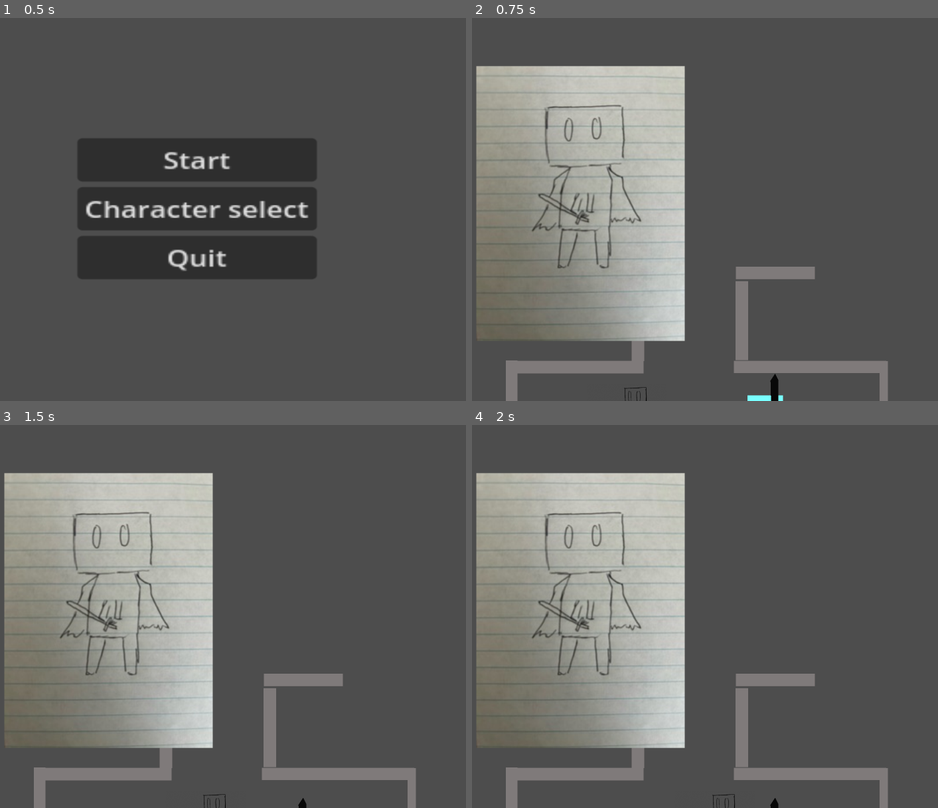
Above: before the commit, frames 1-4 (two rows, left to right).
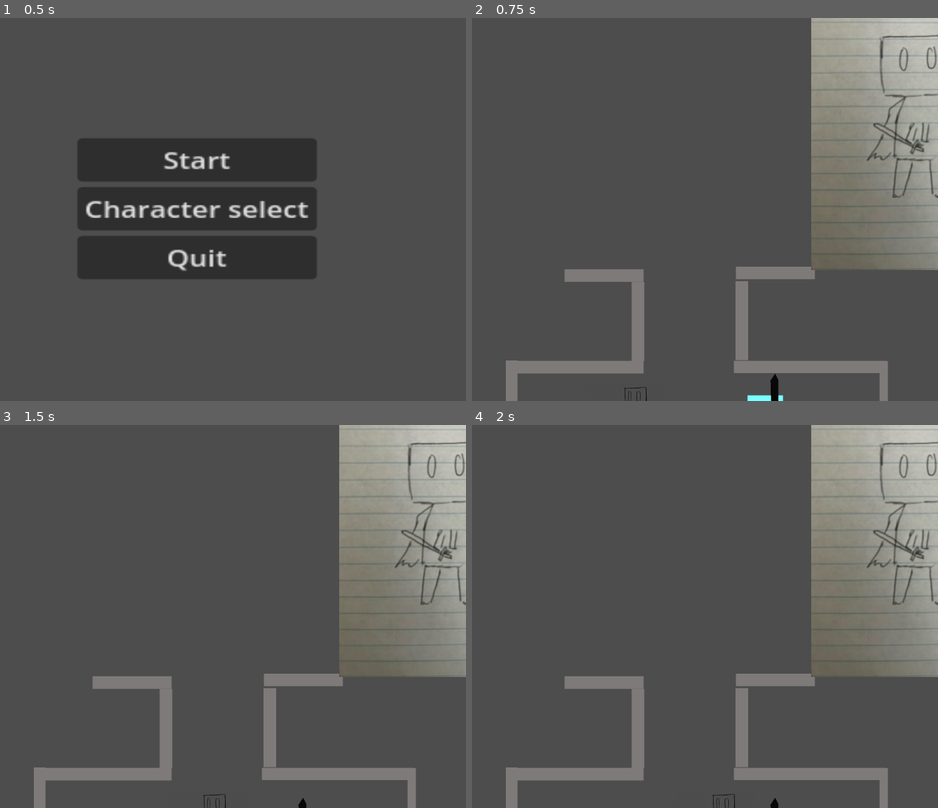
Above: after the commit, the same moments.

Repository: Thedabbit/Rpg-Project-2
Game: Godot game, scene res://Menu.tscn
The game is run twice, just before and just after one commit, with the same random seed, the same clock (stepped at 60 frames per second) and the same inputs.
Inputs:
- Up to frame 1 (0.5 s): no input
- Up to frame 2 (0.75 s): click "Start" at 0.5 s
- Up to frame 3 (1.5 s): tap Enter at 1.25 s; hold D (Right1) from 1.28 s (still down); tap , (Down2) at 1.35 s
- Up to frame 4 (2 s): keep holding D (Right1)

Frame 1 is identical in both runs. In frame 2, 48% of the frame differs, in the area x 0-100%, y 0-85%; in frame 3, 48%; in frame 4, 48%.

Commit message:
Moved
Moved character

Diff:
--- a/main_level.tscn
+++ b/main_level.tscn
@@ -209,3 +209,4 @@
 [node name="Polygon2D" type="Polygon2D" parent="."]
 
 [node name="Swordsman" parent="." instance=ExtResource("5_nuhqg")]
+position = Vector2(1312, -276)
Not shown: 1 places in main_level.tscn that only renumber resources
